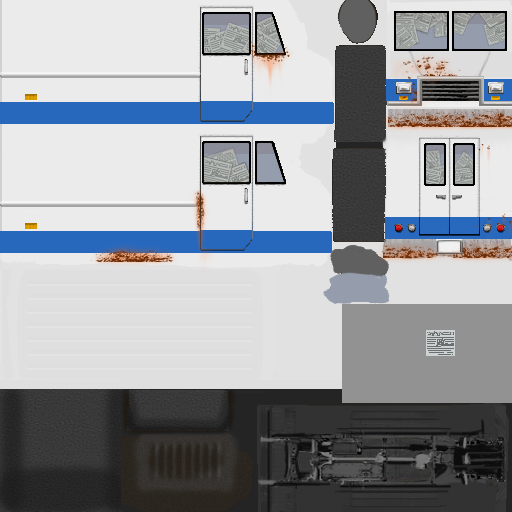
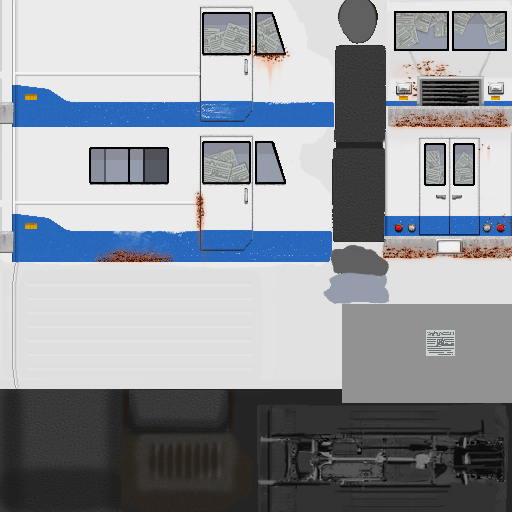
Two versions of the same layered image (512×512). Layer-by-layer changes:
painted on "rust" (2nd of 2, in "rust") over [90, 42, 512, 262]
"rustseep": opacity 91% → 78%, painted on it over [89, 42, 512, 264]
added layer "roofrim" above "backrim" over [12, 262, 19, 389]
added layer "backrim" above "stripes ruiined" over [385, 132, 512, 261]
added layer "stripes ruiined" above "stripes" over [11, 53, 512, 262]
added layer "Layer 5" above "Layer 3" over [89, 147, 169, 185]
hid "Layer 3", painted on it over [75, 139, 512, 239]
removed layer "Layer 4" over [386, 79, 512, 101]
removed layer "Layer 1" over [0, 53, 334, 253]
painted on "Layer 2" over [0, 0, 512, 262]
